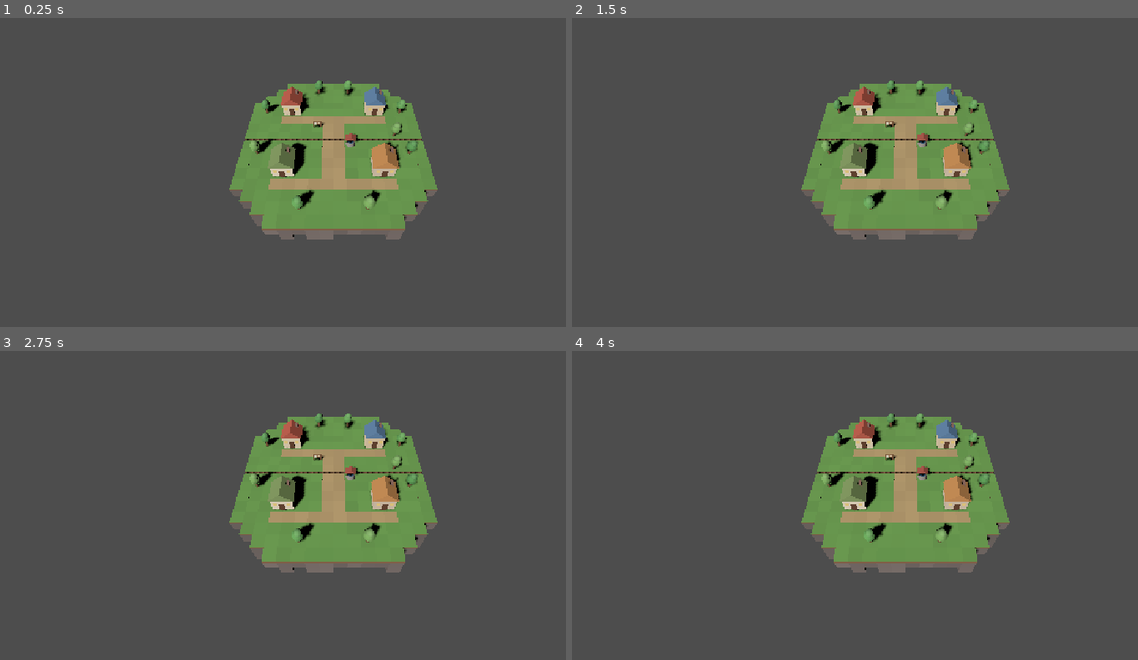
Above: before the commit, frames 1-4 (two rows, left to right).
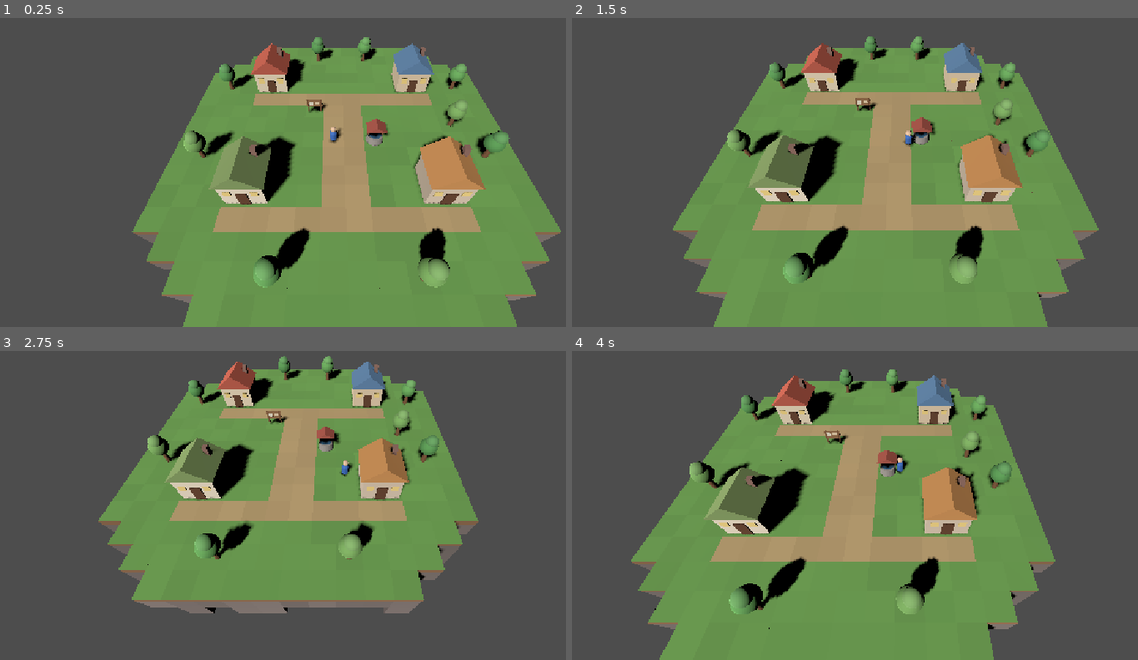
Above: after the commit, the same moments.

Repository: tobyhome12345-commits/Skyroot
Game: Godot game, scene res://scenes/pebblenook.tscn
Two runs of this game, one before a commit and one after it. Both use one fixed random seed, a clock stepped at 60 frames per second and the inputs below.
Inputs:
- Up to frame 1 (0.25 s): no input
- Up to frame 2 (1.5 s): tap Enter at 0.5 s; hold D (move_right, bound only after the commit) 0.53-1.28 s; hold S (move_down, bound only after the commit) from 1.28 s (still down)
- Up to frame 3 (2.75 s): release S (move_down, bound only after the commit) at 2.03 s; hold D (move_right, bound only after the commit) from 2.03 s (still down)
- Up to frame 4 (4 s): release D (move_right, bound only after the commit) at 2.78 s; hold W (move_up, bound only after the commit) 2.78-3.53 s; hold A (move_left, bound only after the commit) from 3.53 s (still down)

The runs differ from the first frame. In frame 1, 49% of the frame differs, in the area x 23-100%, y 6-100%; in frame 2, 48%; in frame 3, 34%; in frame 4, 48%.

Commit message:
Stage 1: walkable capsule player, blocked by island edges and props
WASD/arrow movement, invisible edge walls on tiles around the island, headless movement test (tools/test_movement.gd).

Co-Authored-By: Claude Opus 5.5 <noreply@anthropic.com>

Diff:
--- a/scenes/pebblenook.tscn
+++ b/scenes/pebblenook.tscn
@@ -2,11 +2,15 @@
 
 [ext_resource type="Script" path="res://scripts/island.gd" id="1_island"]
 [ext_resource type="Script" path="res://scripts/follow_camera.gd" id="2_camera"]
+[ext_resource type="PackedScene" path="res://scenes/player.tscn" id="3_player"]
 
 [node name="Pebblenook" type="Node3D"]
 
 [node name="Island" type="Node3D" parent="."]
 script = ExtResource("1_island")
+player_path = NodePath("../Player")
+
+[node name="Player" parent="." instance=ExtResource("3_player")]
 
 [node name="Sun" type="DirectionalLight3D" parent="."]
 rotation_degrees = Vector3(-40, -30, 0)
@@ -14,4 +18,4 @@
 
 [node name="Camera" type="Camera3D" parent="."]
 script = ExtResource("2_camera")
-distance = 44.0
+target_path = NodePath("../Player")
--- /dev/null
+++ b/scenes/player.tscn
@@ -0,0 +1,50 @@
+[gd_scene format=3]
+
+[ext_resource type="Script" path="res://scripts/player.gd" id="1_player"]
+
+[sub_resource type="CapsuleShape3D" id="Shape_body"]
+radius = 0.35
+height = 1.7
+
+[sub_resource type="CapsuleMesh" id="Mesh_body"]
+radius = 0.35
+height = 1.3
+
+[sub_resource type="StandardMaterial3D" id="Mat_body"]
+albedo_color = Color(0.25, 0.45, 0.78, 1)
+roughness = 0.8
+
+[sub_resource type="SphereMesh" id="Mesh_head"]
+radius = 0.26
+height = 0.52
+
+[sub_resource type="StandardMaterial3D" id="Mat_skin"]
+albedo_color = Color(0.96, 0.8, 0.66, 1)
+roughness = 0.8
+
+[sub_resource type="BoxMesh" id="Mesh_nose"]
+size = Vector3(0.1, 0.1, 0.12)
+
+[node name="Player" type="CharacterBody3D"]
+script = ExtResource("1_player")
+
+[node name="CollisionShape" type="CollisionShape3D" parent="."]
+position = Vector3(0, 0.85, 0)
+shape = SubResource("Shape_body")
+
+[node name="Visual" type="Node3D" parent="."]
+
+[node name="Body" type="MeshInstance3D" parent="Visual"]
+position = Vector3(0, 0.65, 0)
+mesh = SubResource("Mesh_body")
+surface_material_override/0 = SubResource("Mat_body")
+
+[node name="Head" type="MeshInstance3D" parent="Visual"]
+position = Vector3(0, 1.5, 0)
+mesh = SubResource("Mesh_head")
+surface_material_override/0 = SubResource("Mat_skin")
+
+[node name="Nose" type="MeshInstance3D" parent="Visual"]
+position = Vector3(0, 1.5, 0.28)
+mesh = SubResource("Mesh_nose")
+surface_material_override/0 = SubResource("Mat_skin")
--- a/scripts/island.gd
+++ b/scripts/island.gd
@@ -27,6 +27,13 @@
 const PATH_COLOR := Color(0.83, 0.71, 0.5)
 const DIRT_COLOR := Color(0.55, 0.4, 0.28)
 const ROCK_COLOR := Color(0.52, 0.47, 0.45)
+
+## Tile the player starts on.
+@export var start_cell := Vector2i(7, 8)
+@export var player_path: NodePath
+
+## Height of the invisible walls around the island edge.
+const EDGE_WALL_HEIGHT := 4.0
 
 var map_size := Vector2i(16, 16)
 ## Tiles taken by props (cell -> prop name). Used to stop overlaps.
@@ -61,7 +68,46 @@
 func _ready() -> void:
 	map_size = Vector2i(MAP[0].length(), MAP.size())
 	_build_ground()
+	_build_edge_walls()
 	_place_props()
+	_spawn_player()
+
+
+func _spawn_player() -> void:
+	var player := get_node_or_null(player_path)
+	if player == null:
+		return
+	if not is_free(start_cell):
+		push_error("Player start tile %s is not free ground" % start_cell)
+		return
+	player.spawn_at(Grid.cell_center(start_cell, map_size))
+
+
+## Invisible walls on every empty tile that touches the island, so the
+## player can never walk off the edge.
+func _build_edge_walls() -> void:
+	var body := StaticBody3D.new()
+	body.name = "EdgeWalls"
+	add_child(body)
+	for z in range(-1, map_size.y + 1):
+		for x in range(-1, map_size.x + 1):
+			var cell := Vector2i(x, z)
+			if is_ground(cell) or not _touches_ground(cell):
+				continue
+			var shape := CollisionShape3D.new()
+			var box := BoxShape3D.new()
+			box.size = Vector3(Grid.TILE, EDGE_WALL_HEIGHT, Grid.TILE)
+			shape.shape = box
+			shape.position = Grid.cell_center(cell, map_size) + Vector3(0.0, EDGE_WALL_HEIGHT / 2.0, 0.0)
+			body.add_child(shape)
+
+
+func _touches_ground(cell: Vector2i) -> bool:
+	for dz in range(-1, 2):
+		for dx in range(-1, 2):
+			if is_ground(cell + Vector2i(dx, dz)):
+				return true
+	return false
 
 
 # ---------------------------------------------------------------- map helpers
--- /dev/null
+++ b/scripts/player.gd
@@ -0,0 +1,63 @@
+extends CharacterBody3D
+## Placeholder human. Walks with WASD or the arrow keys.
+## Island edges and props are solid, so the player stays on the island.
+
+@export var speed := 5.0
+@export var acceleration := 30.0
+@export var turn_speed := 12.0
+
+@onready var _visual: Node3D = $Visual
+
+var _gravity: float = ProjectSettings.get_setting("physics/3d/default_gravity")
+var _spawn_position := Vector3.ZERO
+
+
+func _ready() -> void:
+	_setup_input()
+	_spawn_position = global_position
+
+
+func _physics_process(delta: float) -> void:
+	var input := Input.get_vector("move_left", "move_right", "move_up", "move_down")
+	var direction := Vector3(input.x, 0.0, input.y)
+	var target := direction * speed
+	velocity.x = move_toward(velocity.x, target.x, acceleration * delta)
+	velocity.z = move_toward(velocity.z, target.z, acceleration * delta)
+	if is_on_floor():
+		velocity.y = 0.0
+	else:
+		velocity.y -= _gravity * delta
+	move_and_slide()
+
+	if direction.length() > 0.01:
+		var target_yaw := atan2(direction.x, direction.z)
+		_visual.rotation.y = lerp_angle(_visual.rotation.y, target_yaw, 1.0 - exp(-turn_speed * delta))
+
+	# Safety net: should never happen, but never lose the player.
+	if global_position.y < -30.0:
+		global_position = _spawn_position
+		velocity = Vector3.ZERO
+
+
+## Places the player on a tile (called by the island at start).
+func spawn_at(pos: Vector3) -> void:
+	global_position = pos
+	_spawn_position = pos
+	velocity = Vector3.ZERO
+
+
+static func _setup_input() -> void:
+	var bindings := {
+		"move_left": [KEY_A, KEY_LEFT],
+		"move_right": [KEY_D, KEY_RIGHT],
+		"move_up": [KEY_W, KEY_UP],
+		"move_down": [KEY_S, KEY_DOWN],
+	}
+	for action in bindings:
+		if InputMap.has_action(action):
+			continue
+		InputMap.add_action(action)
+		for key in bindings[action]:
+			var ev := InputEventKey.new()
+			ev.physical_keycode = key
+			InputMap.action_add_event(action, ev)
--- /dev/null
+++ b/tools/test_movement.gd
@@ -0,0 +1,85 @@
+extends SceneTree
+## Headless movement test: holds keys and checks the player stays on the
+## island and cannot walk through props.
+## Usage: godot_console --headless --path . --script res://tools/test_movement.gd
+
+var _failures := 0
+var _player: CharacterBody3D
+var _island: Node3D
+
+
+func _initialize() -> void:
+	var scene: PackedScene = load(ProjectSettings.get_setting("application/run/main_scene"))
+	var level := scene.instantiate()
+	root.add_child(level)
+	_island = level.get_node("Island")
+	_player = level.get_node("Player")
+	_run.call_deferred()
+
+
+func _run() -> void:
+	await _settle()
+	var start := _player.global_position
+	_check(_island.is_ground(_cell()), "player starts on ground")
+
+	# Walk into each island edge for a long time.
+	for action in ["move_left", "move_right", "move_up", "move_down"]:
+		_player.spawn_at(start)
+		await _hold(action, 8.0)
+		_check(_island.is_ground(_cell()) and _player.global_position.y > -0.5,
+				"stays on island after holding %s (at %s)" % [action, _player.global_position])
+
+	# Diagonals into the corners too.
+	for pair in [["move_left", "move_up"], ["move_right", "move_down"]]:
+		_player.spawn_at(start)
+		Input.action_press(pair[0])
+		await _hold(pair[1], 8.0)
+		Input.action_release(pair[0])
+		_check(_island.is_ground(_cell()) and _player.global_position.y > -0.5,
+				"stays on island holding %s+%s" % pair)
+
+	# Walk right from start (7,8) into the well at (9,8): must stop in front.
+	_player.spawn_at(start)
+	await _hold("move_right", 3.0)
+	var well_x := Grid.cell_center(Vector2i(9, 8), _island.map_size).x
+	_check(_player.global_position.x < well_x - 0.85,
+			"blocked by well (x=%.2f, well=%.2f)" % [_player.global_position.x, well_x])
+
+	# Walk up from (4,6) into house at (3..4, 3..4).
+	_player.spawn_at(Grid.cell_center(Vector2i(4, 6), _island.map_size))
+	await _hold("move_up", 3.0)
+	_check(_player.global_position.z > Grid.footprint_center(Vector2i(3, 3), Vector2i(2, 2), _island.map_size).z + 1.7,
+			"blocked by house (z=%.2f)" % _player.global_position.z)
+
+	# Walk left from (3,9) into tree at (1,9).
+	_player.spawn_at(Grid.cell_center(Vector2i(3, 9), _island.map_size))
+	await _hold("move_left", 3.0)
+	var tree_x := Grid.cell_center(Vector2i(1, 9), _island.map_size).x
+	_check(_player.global_position.x > tree_x + 0.35,
+			"blocked by tree (x=%.2f, tree=%.2f)" % [_player.global_position.x, tree_x])
+
+	print("RESULT: %s" % ("ALL PASSED" if _failures == 0 else "%d FAILED" % _failures))
+	quit(1 if _failures > 0 else 0)
+
+
+func _cell() -> Vector2i:
+	return Grid.world_to_cell(_player.global_position, _island.map_size)
+
+
+func _settle() -> void:
+	for i in 10:
+		await physics_frame
+
+
+func _hold(action: String, seconds: float) -> void:
+	Input.action_press(action)
+	for i in int(seconds * Engine.physics_ticks_per_second):
+		await physics_frame
+	Input.action_release(action)
+	await _settle()
+
+
+func _check(ok: bool, what: String) -> void:
+	print(("PASS  " if ok else "FAIL  ") + what)
+	if not ok:
+		_failures += 1
Not shown, added: scripts/player.gd.uid
Not shown, added: tools/test_movement.gd.uid
